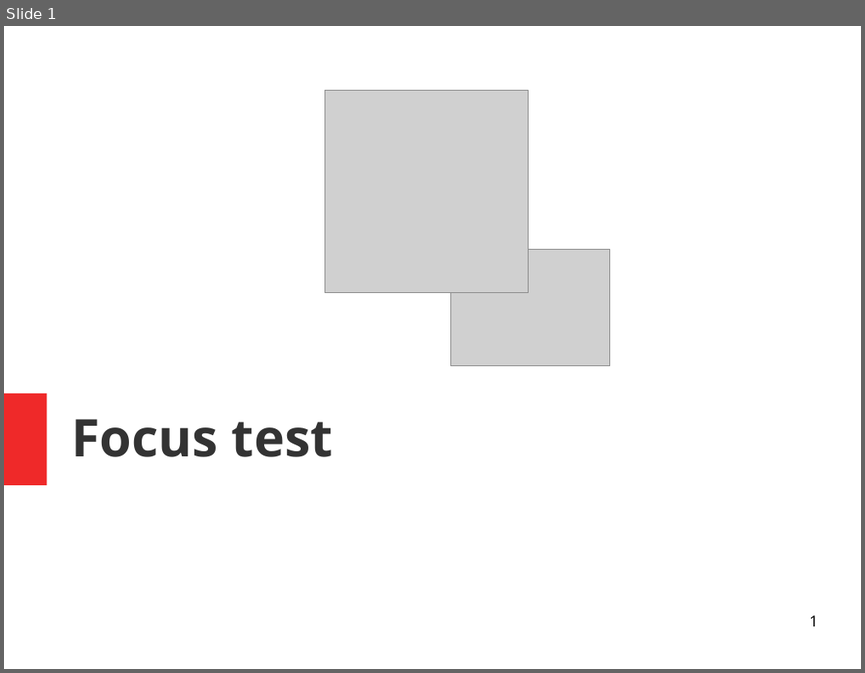
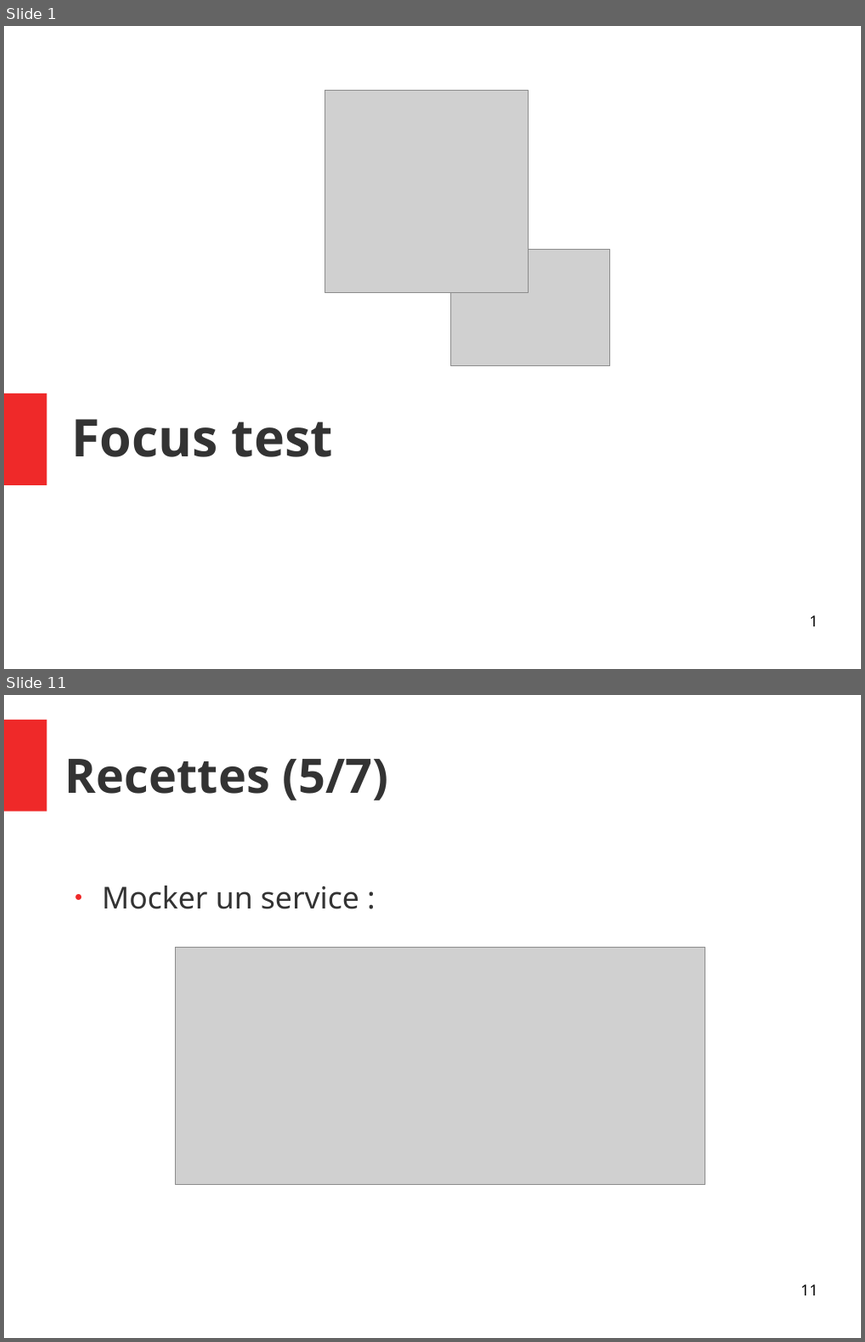
Before and after one commit to Yanoushka/angular-seed, a slide deck: docs/Focus test.odp. Shown one above the other, each under a label of ours: slide 1 before the commit, slides 1 and 11 after it; the slides between them are not shown. The pictures are 865x673 and 865x1342 pixels, drawn with LibreOffice and Linux fonts; fonts in the diff are those of the drawing; grey boxes stand for pictures. Boxes give left, top, right and bottom in pixels: in the first picture for what was removed or moved away, otherwise in the second. Text is boxed around its words. In the diff, an @@ line names an element or a change of style, - is before the commit and + after.

```diff
--- a/docs/Focus test.odp
+++ b/docs/Focus test.odp
@@ slide 11 added at [4,695,861,1338], background #FFFFFF @@
@@ rectangle added at [4,719,46,811], fill #EF2929 @@
@@ title added at [65,759,388,800], 44 pt, text #333333, bold @@
+Recettes (5/7)
@@ text added at [102,885,359,909], 28 pt, text #333333 @@
+● Mocker un service :
@@ picture added at [175,947,704,1185] @@
@@ page number added at [800,1284,817,1295], 14 pt, text #000000 @@
+11
```
Also in this commit, not shown: 16 other slides added, 4 slides removed.
